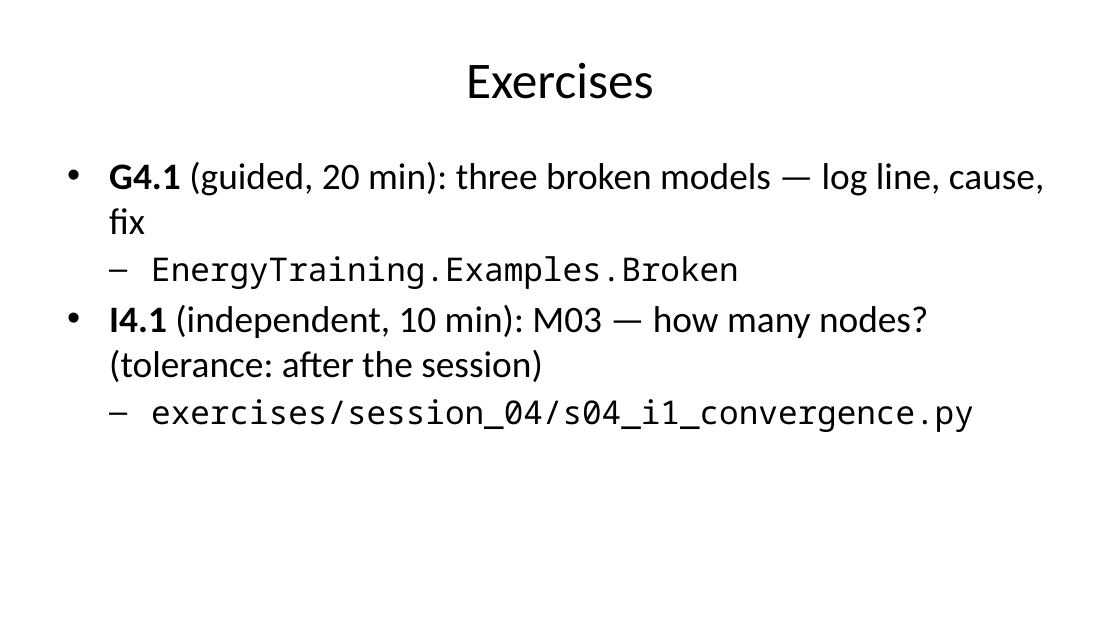
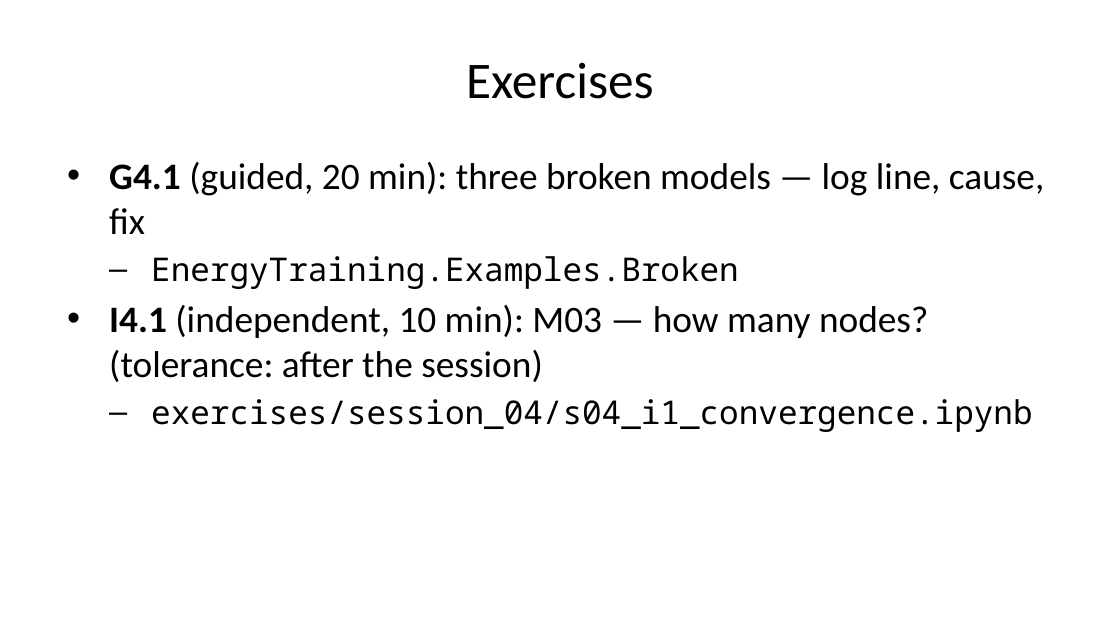
Before and after one commit to DSSchiera/energy-systems-modelica-python-course-participant, a slide deck: slide 26 of slides/session_04/session_04.pptx. Drawn at 1120x630 pixels with LibreOffice and Linux fonts; fonts in the diff are those of the drawing. Boxes give left, top, right and bottom in pixels: in the first picture for what was removed or moved away, otherwise in the second. Text is boxed around its words. In the diff, an @@ line names an element or a change of style, - is before the commit and + after.

```diff
--- a/slides/session_04/session_04.pptx
+++ b/slides/session_04/session_04.pptx
@@ text at (151, 399, 1032, 432): text changed @@
-  – exercises/session_04/s04_i1_convergence.py
+  – exercises/session_04/s04_i1_convergence.ipynb
```
Also in this commit, not shown: 32 other files.
